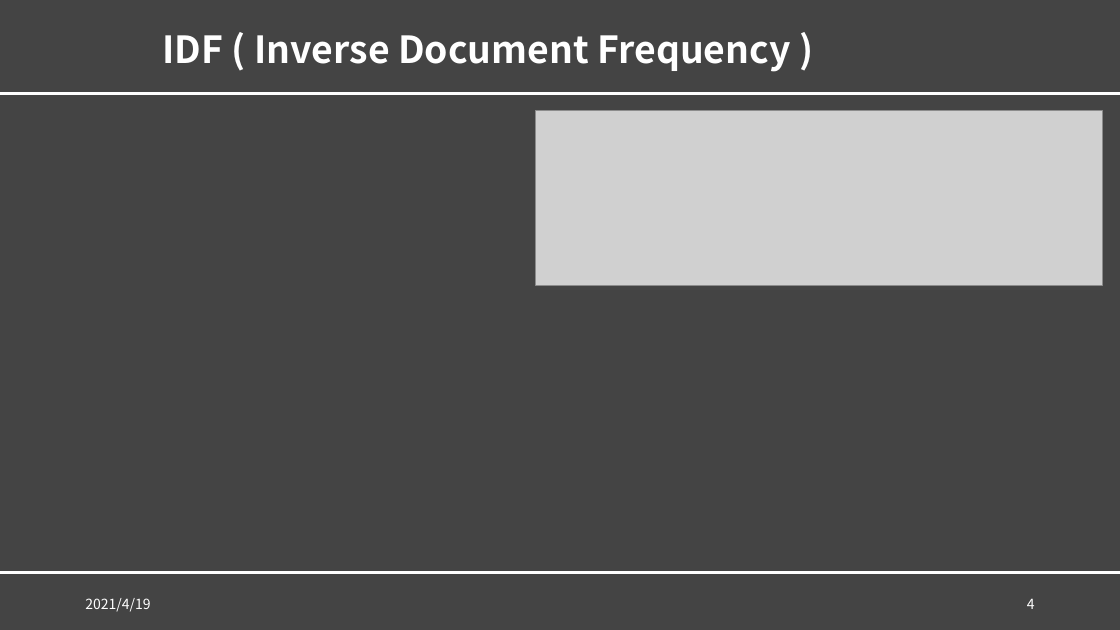
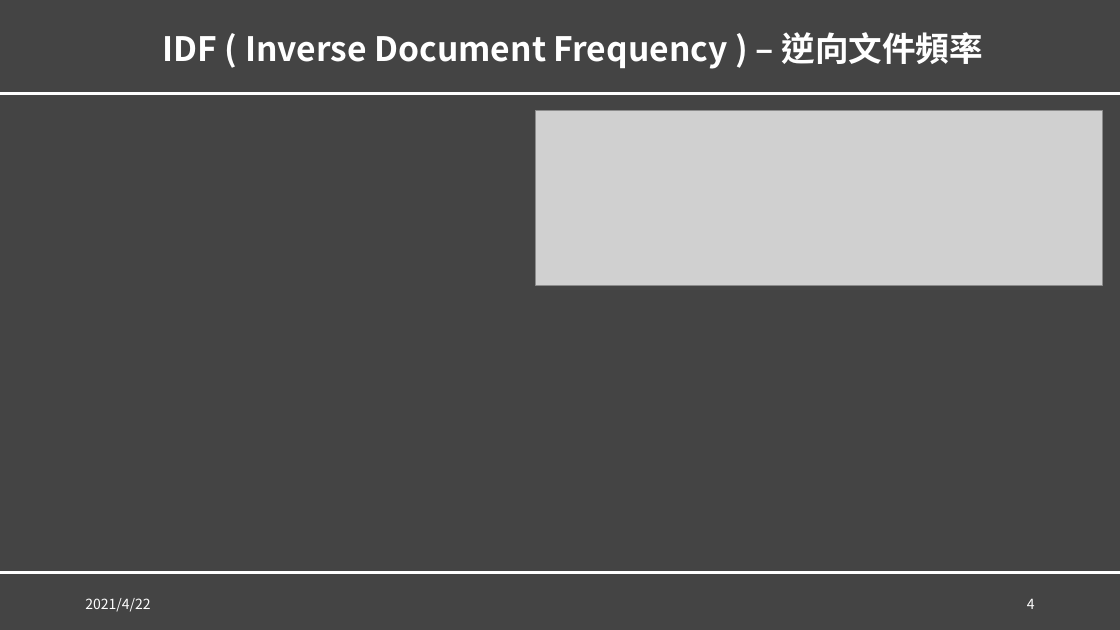
Before and after one commit to YuCheng21/nkust-data-science, a slide deck: slide 4 of Mid-Project/Mid-Project.pptx. Drawn at 1120x630 pixels with LibreOffice and Linux fonts; fonts in the diff are those of the drawing; grey boxes stand for pictures; background and template pictures are left out. Boxes give left, top, right and bottom in pixels: in the first picture for what was removed or moved away, otherwise in the second. Text is boxed around its words. In the diff, an @@ line names an element or a change of style, - is before the commit and + after.

```diff
--- a/Mid-Project/Mid-Project.pptx
+++ b/Mid-Project/Mid-Project.pptx
@@ title at (162, 32, 984, 69): text changed; size 32 to 28.8 pt @@
-IDF ( Inverse Document Frequency )
+IDF ( Inverse Document Frequency ) – 逆向文件頻率
@@ text at (85, 598, 150, 612): text changed @@
-2021/4/19
+2021/4/22
```
Also in this commit, not shown: 9 other slides changed.
